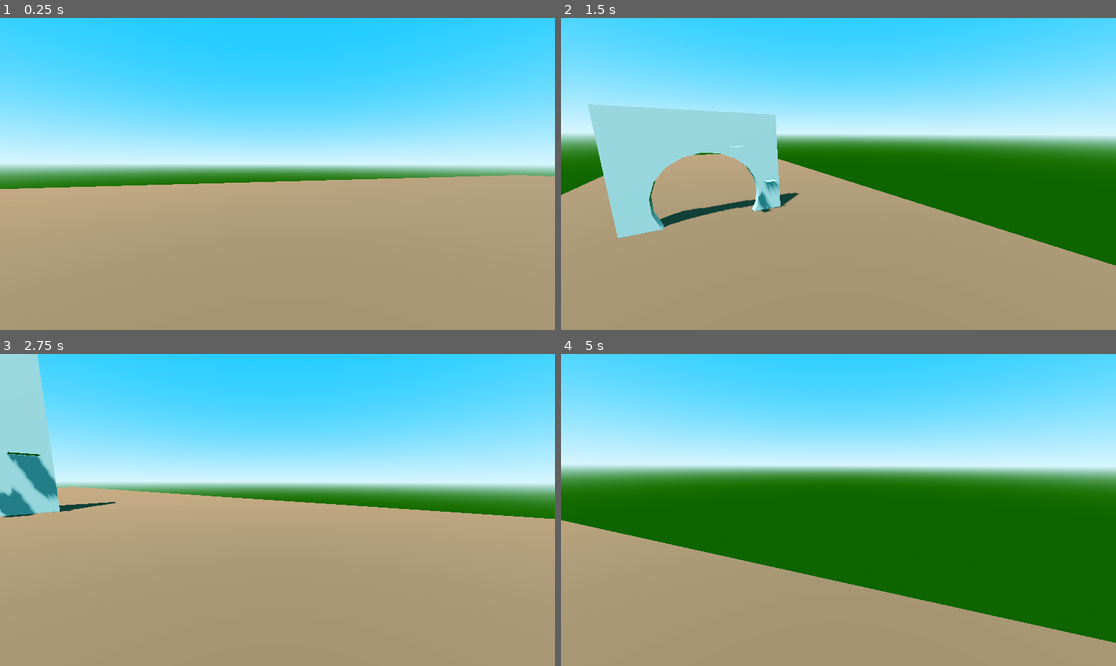
Above: before the commit, frames 1-4 (two rows, left to right).
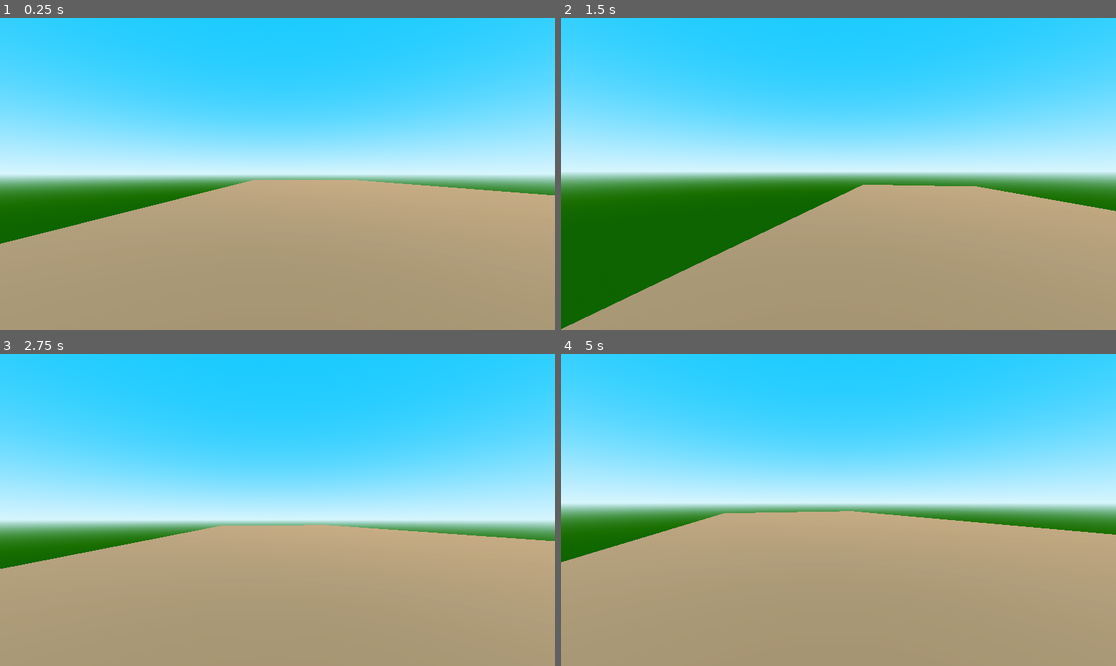
Above: after the commit, the same moments.

Repository: AryanCMSC/3D-Physics-Based-Player-Movement
Game: Godot game, scene res://Scenes/main.tscn
The game is run twice, just before and just after one commit, with the same random seed, the same clock (stepped at 60 frames per second) and the same inputs.
Inputs (mouse positions are in pixels of both pictures, inside the frame that each line leads up to):
- Up to frame 1 (0.25 s): no input
- Up to frame 2 (1.5 s): move the mouse to (960, 158) at 0.52 s; hold Right (move_right) 0.53-1.28 s; hold Ctrl (crouch) 0.53-1.28 s; tap Space (jump) at 0.77, 1.07 s; click (960, 158) at 0.8 s; move the mouse to (810, 174) at 1.27 s; hold Up (move_forward) from 1.28 s (still down); click (810, 174) at 1.35 s
- Up to frame 3 (2.75 s): keep holding Up (move_forward); tap Space (jump) at 1.52, 1.82 s; tap P (perspective) at 1.55 s; move the mouse to (288, 503) at 2.02 s; hold P (perspective) from 2.03 s (still down); tap Shift (sprint) at 2.3 s
- Up to frame 4 (5 s): move the mouse to (832, 516) at 2.77 s; release P (perspective) at 2.78 s; tap Shift (sprint) at 2.85 s; tap Space (jump) at 3.02, 3.05, 3.32, 3.6, 3.77, 4.07, 4.52, 4.82 s; move the mouse to (877, 513) at 3.52 s; hold Ctrl (crouch) 3.53-4.28 s; tap Escape (esc) at 4.15 s; move the mouse to (672, 463) at 4.27 s; release Up (move_forward) at 4.28 s; hold A (move_left) from 4.28 s (still down); tap Ctrl (crouch) at 4.35 s; click (672, 463) at 4.55 s

The runs differ from the first frame. In frame 1, 12% of the frame differs, in the area x 0-100%, y 37-73%; in frame 2, 67%; in frame 3, 50%; in frame 4, 71%, in the area x 0-100%, y 0-93%.

Commit message:
new player controller
revamped player controller to focus solely on fps movement..

Diff:
--- /dev/null
+++ b/Scenes/attack_shot.tscn
@@ -0,0 +1,36 @@
+[gd_scene load_steps=4 format=3 uid="uid://jx6mjws7uk7q"]
+
+[ext_resource type="Script" uid="uid://bfw45tev6p7il" path="res://Scripts/attack_shot.gd" id="1_4thco"]
+
+[sub_resource type="SphereMesh" id="SphereMesh_3s34b"]
+
+[sub_resource type="StandardMaterial3D" id="StandardMaterial3D_srrka"]
+albedo_color = Color(0.203922, 0.47451, 0.858824, 1)
+metallic = 0.2
+metallic_specular = 1.0
+roughness = 0.1
+emission_enabled = true
+emission = Color(0.00257731, 0.128486, 0.613538, 1)
+emission_energy_multiplier = 3.0
+rim = 0.0
+clearcoat = 0.0
+clearcoat_roughness = 0.0
+
+[node name="Attack Shot" type="Node3D"]
+script = ExtResource("1_4thco")
+
+[node name="MeshInstance3D" type="MeshInstance3D" parent="."]
+transform = Transform3D(0.5, 0, 0, 0, 0.5, 0, 0, 0, 0.5, 0, 0, 0)
+mesh = SubResource("SphereMesh_3s34b")
+surface_material_override/0 = SubResource("StandardMaterial3D_srrka")
+
+[node name="RayCast3D" type="RayCast3D" parent="."]
+transform = Transform3D(1, 0, 0, 0, 1, 0, 0, 0, 1, 0, 0, 0.3)
+target_position = Vector3(0, 0, -0.5)
+
+[node name="Timer" type="Timer" parent="."]
+wait_time = 2.0
+one_shot = true
+autostart = true
+
+[connection signal="timeout" from="Timer" to="." method="_on_timer_timeout"]
--- a/Scenes/main.tscn
+++ b/Scenes/main.tscn
@@ -1,6 +1,6 @@
-[gd_scene load_steps=9 format=3 uid="uid://cvkpiil8726ne"]
+[gd_scene load_steps=6 format=3 uid="uid://cvkpiil8726ne"]
 
-[ext_resource type="Script" uid="uid://cgypjxrnwvtiu" path="res://Scripts/character_body_3d.gd" id="1_jjgbg"]
+[ext_resource type="PackedScene" uid="uid://dbwogjkxc6f7a" path="res://Scenes/playerv2.tscn" id="1_jjgbg"]
 
 [sub_resource type="ProceduralSkyMaterial" id="ProceduralSkyMaterial_7u77a"]
 sky_top_color = Color(0.0698439, 0.450911, 0.802158, 1)
@@ -21,35 +21,19 @@
 [sub_resource type="StandardMaterial3D" id="StandardMaterial3D_jjgbg"]
 albedo_color = Color(0.449017, 0.232616, 0.129409, 1)
 
-[sub_resource type="CapsuleShape3D" id="CapsuleShape3D_7u77a"]
+[node name="World" type="Node3D"]
 
-[sub_resource type="StandardMaterial3D" id="StandardMaterial3D_7u77a"]
-albedo_color = Color(0, 0, 0, 1)
+[node name="worldenv" type="Node3D" parent="."]
 
-[sub_resource type="SphereShape3D" id="SphereShape3D_jjgbg"]
-
-[node name="Main" type="Node3D"]
-
-[node name="WorldEnvironment" type="WorldEnvironment" parent="."]
+[node name="WorldEnvironment" type="WorldEnvironment" parent="worldenv"]
 environment = SubResource("Environment_bo1nx")
 
-[node name="DirectionalLight3D" type="DirectionalLight3D" parent="."]
-transform = Transform3D(-0.626076, 0.69225, -0.358912, -0.471303, 0.0307497, 0.881435, 0.62121, 0.721002, 0.307008, 0, 54, 0)
+[node name="DirectionalLight3D" type="DirectionalLight3D" parent="worldenv"]
+transform = Transform3D(-0.626076, 0.69225, -0.358913, -0.471303, 0.0307497, 0.881435, 0.62121, 0.721002, 0.307008, 0, 54, 0)
 shadow_enabled = true
 
 [node name="Map Assets" type="CSGCombiner3D" parent="."]
 use_collision = true
-
-[node name="CSGBox3D" type="CSGBox3D" parent="Map Assets"]
-transform = Transform3D(1, 0, 0, 0, -4.37114e-08, 1, 0, -1, -4.37114e-08, -2, 4.8, 1)
-size = Vector3(12, 1, 10)
-
-[node name="CSGCylinder3D" type="CSGCylinder3D" parent="Map Assets/CSGBox3D"]
-transform = Transform3D(0.999929, -0.0118152, 0.00147373, 0.0118415, 0.999742, -0.0193854, -0.00124428, 0.0194015, 0.999811, -0.0590777, 2.04234, -2.30506)
-operation = 2
-radius = 4.0
-height = 5.52777
-sides = 19
 
 [node name="CSGBox3D2" type="CSGBox3D" parent="Map Assets"]
 size = Vector3(34, 1, 130)
@@ -58,36 +42,29 @@
 [node name="CSGBox3D3" type="CSGBox3D" parent="Map Assets"]
 transform = Transform3D(3.59965, 0, 0, 0, 2.17165, 0, 0, 0, 7.16396, -13.617, 1.5, 16.762)
 
+[node name="CSGBox3D" type="CSGBox3D" parent="Map Assets"]
+transform = Transform3D(8.75, 0, 0, 0, 6.2699, 0, 0, 0, 4.14, -11, 3.74, 25.757)
+
 [node name="CSGBox3D4" type="CSGBox3D" parent="Map Assets"]
-transform = Transform3D(1, 0, 0, 0, 1, 0, 0, 0, 1, 0, 6.999, 4)
-size = Vector3(1, 0.001, 1)
+transform = Transform3D(6.4125, 0, 0, 0, 20.8856, 0, 0, 0, 5.36633, -4, 1, 18)
 
 [node name="CSGBox3D5" type="CSGBox3D" parent="Map Assets"]
-transform = Transform3D(1, 0, 0, 0, 1, 0, 0, 0, 1, 3, 3.4995, 2)
-size = Vector3(1, 0.001, 1)
+transform = Transform3D(6.4125, 0, 0, 0, 19.8413, 0, 0, 0, 5.36633, -4, 6, 8)
 
-[node name="Player" type="CharacterBody3D" parent="."]
-transform = Transform3D(1, 0, 0, 0, 1, 0, 0, 0, 1, -1.38311, -0.46676, 18.3138)
-script = ExtResource("1_jjgbg")
+[node name="CSGBox3D6" type="CSGBox3D" parent="Map Assets"]
+transform = Transform3D(-5.84, 0, 0, 0, -0.162, 0, 0, 0, 4.6512, -4.107, 1.98022, 12.989)
 
-[node name="Capsule" type="CollisionShape3D" parent="Player"]
-transform = Transform3D(1, 0, 0, 0, 1, 0, 0, 0, 1, 0, 1.99778, -0.0942116)
-shape = SubResource("CapsuleShape3D_7u77a")
+[node name="CSGBox3D7" type="CSGBox3D" parent="Map Assets"]
+transform = Transform3D(-5.09893, 0, 0, 0, -0.00272098, 0, 0, 0, 7.05309, -2.46836, 7.48352, 18.3851)
+size = Vector3(1.61768, 16, 1)
 
-[node name="Player Body" type="CSGCylinder3D" parent="Player"]
-transform = Transform3D(1, 0, 0, 0, 1, 0, 0, 0, 1, 0, 1.99778, -0.0942078)
-material = SubResource("StandardMaterial3D_7u77a")
+[node name="CSGBox3D8" type="CSGBox3D" parent="Map Assets"]
+transform = Transform3D(5.4569, 0, 0, 0, 0.0209952, 0, 0, 0, 5.7276, -9.6155, 4.85625, 28.4034)
+size = Vector3(1.61768, 16, 1)
 
-[node name="Camera Pivot" type="Node3D" parent="Player"]
-unique_name_in_owner = true
-transform = Transform3D(0.297635, -0.080333, 0.951294, 0.251207, 0.967928, 0.00314178, -0.921037, 0.238036, 0.30827, -9.53674e-07, 2.697, -0.127163)
+[node name="CSGBox3D9" type="CSGBox3D" parent="Map Assets"]
+transform = Transform3D(5.4569, 0, 0, 0, 0.0209952, 0, 0, 0, 5.7276, -3.60998, 10.5929, 6.25447)
+size = Vector3(2, 16, 1)
 
-[node name="SpringArm3D" type="SpringArm3D" parent="Player/Camera Pivot"]
-unique_name_in_owner = true
-transform = Transform3D(-0.967239, 0.252612, 0.025206, 0.253577, 0.966103, 0.0484113, -0.0121224, 0.053217, -0.998509, 0, 0, 0)
-shape = SubResource("SphereShape3D_jjgbg")
-spring_length = 0.0
-
-[node name="Camera" type="Camera3D" parent="Player/Camera Pivot/SpringArm3D"]
-unique_name_in_owner = true
-transform = Transform3D(1, 4.90807e-07, 6.25849e-07, 9.31323e-10, 1, -3.81842e-08, -2.98023e-08, 8.84756e-09, 1, 0, 0, 0)
+[node name="PlayerV2" parent="." instance=ExtResource("1_jjgbg")]
+transform = Transform3D(1, 0, 0, 0, 1, 0, 0, 0, 1, -9, 2, 2)
--- /dev/null
+++ b/Scenes/playerv2.tscn
@@ -0,0 +1,29 @@
+[gd_scene load_steps=4 format=3 uid="uid://dbwogjkxc6f7a"]
+
+[ext_resource type="Script" uid="uid://d3jam6q0i653i" path="res://Scripts/playerv2.gd" id="1_hkyy8"]
+
+[sub_resource type="CapsuleShape3D" id="CapsuleShape3D_1nt8m"]
+
+[sub_resource type="CapsuleShape3D" id="CapsuleShape3D_hkyy8"]
+height = 1.0
+
+[node name="PlayerV2" type="CharacterBody3D"]
+script = ExtResource("1_hkyy8")
+
+[node name="StandingCol" type="CollisionShape3D" parent="."]
+shape = SubResource("CapsuleShape3D_1nt8m")
+disabled = true
+
+[node name="CrouchingCollision" type="CollisionShape3D" parent="."]
+transform = Transform3D(1, 0, 0, 0, 1, 0, 0, 0, 1, 0, -0.516789, 0)
+shape = SubResource("CapsuleShape3D_hkyy8")
+
+[node name="Head" type="Node3D" parent="."]
+transform = Transform3D(1, 0, 0, 0, 1, 0, 0, 0, 1, 0, 0.8, 0)
+
+[node name="head_bobber" type="Node3D" parent="Head"]
+
+[node name="Camera3D" type="Camera3D" parent="Head/head_bobber"]
+
+[node name="crouch_ray" type="RayCast3D" parent="."]
+transform = Transform3D(1, 0, 0, 0, 1, 0, 0, 0, 1, 0, 1.24794, 0)
--- /dev/null
+++ b/Scripts/attack_shot.gd
@@ -0,0 +1,23 @@
+extends Node3D
+
+const SPEED = 40.0
+
+@onready var ray_cast_3d: RayCast3D = $RayCast3D
+@onready var mesh_instance_3d: MeshInstance3D = $MeshInstance3D
+
+
+# Called when the node enters the scene tree for the first time.
+func _ready() -> void:
+	pass # Replace with function body.
+
+
+# Called every frame. 'delta' is the elapsed time since the previous frame.
+func _process(delta: float) -> void:
+	position += transform.basis * Vector3(0,0, -SPEED) * delta
+	if ray_cast_3d.is_colliding():
+		mesh_instance_3d.visible = false
+		queue_free()
+
+
+func _on_timer_timeout() -> void:
+	queue_free()
--- a/Scripts/character_body_3d.gd
+++ /dev/null
@@ -1,91 +0,0 @@
-extends CharacterBody3D
-
-#movement
-@export_group("Movement")
-@export var movement_speed := 8.0
-@export var acceleration := 20.0
-const JUMP_VELOCITY = 12
-var jumps := 2
-var gravity := -30.0
-var is_third_person := false
-# camera
-@export_group("Camera Settings")
-@export_range(0.0,1.0) var mouse_sens := 0.25
-
-
-var _camera_input_direction := Vector2.ZERO
-var last_movement_direction := Vector3.BACK
-@onready var camera_pivot: Node3D = %"Camera Pivot"
-@onready var camera: Camera3D = %Camera
-@onready var spring_arm_3d: SpringArm3D = %SpringArm3D
-
-
-func _input(event: InputEvent) -> void:
-	if event.is_action_pressed("left_click"):
-		Input.mouse_mode = Input.MOUSE_MODE_CAPTURED
-	if event.is_action_pressed("esc"):
-		Input.mouse_mode = Input.MOUSE_MODE_VISIBLE
-
-	# perspective changer
-	if event.is_action_pressed("perspective"):
-		is_third_person = !is_third_person
-		if is_third_person:
-			spring_arm_3d.spring_length = 7.0
-		else:
-			spring_arm_3d.spring_length = 0.0
-
-
-func _unhandled_input(event: InputEvent) -> void:
-	var is_camera_motion := (
-		event is InputEventMouseMotion and Input.get_mouse_mode() == Input.MOUSE_MODE_CAPTURED
-	)
-	if is_camera_motion:
-		_camera_input_direction = event.screen_relative * mouse_sens
-
-
-func _physics_process(delta: float) -> void:
-
-	camera_pivot.rotation.x += _camera_input_direction.y * delta
-	camera_pivot.rotation.x = clamp(camera_pivot.rotation.x, -PI / 6.0, PI / 3.0)
-	camera_pivot.rotation.y -= _camera_input_direction.x * delta
-	_camera_input_direction = Vector2.ZERO
-
-	#movement code
-	var raw_input := Input.get_vector("move_left", "move_right", "move_forward", "move_backwards")
-	var forward := camera.global_basis.z
-	var right := camera.global_basis.x
-	var move_direction := forward * raw_input.y + right * raw_input.x
-	move_direction.y = 0.0
-	move_direction = move_direction.normalized()
-
-	var vert_velocity := velocity.y
-	velocity.y = 0.0
-	velocity = velocity.move_toward(move_direction * movement_speed, acceleration * delta)
-
-	# Add the gravity.
-	if not is_on_floor():
-		velocity.y = vert_velocity + gravity * delta
-	else: jumps = 2
-
-
-	# Handle jump.
-	if Input.is_action_just_pressed("jump") and jumps == 2:
-		jumps -= 1
-		velocity.y = JUMP_VELOCITY
-	elif Input.is_action_just_pressed("jump") and jumps == 1:
-		jumps -= 1
-		velocity.y = JUMP_VELOCITY * 1.2
-
-	# Sprinting!!!
-
-	if Input.is_action_pressed("sprint"):
-		movement_speed = 10
-	else:
-		movement_speed = 5
-
-
-	move_and_slide()
-
-	if move_direction.length() > 0.2:
-		last_movement_direction = move_direction
-	var _target_angle := Vector3.BACK.signed_angle_to(last_movement_direction, Vector3.UP)
--- /dev/null
+++ b/Scripts/playerv2.gd
@@ -0,0 +1,185 @@
+extends CharacterBody3D
+
+# player nodes
+
+@onready var head: Node3D = $Head
+@onready var standing_col: CollisionShape3D = $StandingCol
+@onready var crouching_collision: CollisionShape3D = $CrouchingCollision
+@onready var crouch_ray: RayCast3D = $crouch_ray
+@onready var camera_3d: Camera3D = $Head/head_bobber/Camera3D
+@onready var head_bobber: Node3D = $Head/head_bobber
+
+# speed and movement variables
+
+@export var current_speed := 5.0
+const walking_speed := 5.0
+const sprinting_speed := 10.0
+const crouching_speed := 3.0
+const JUMP_VELOCITY := 5
+const mouse_sens := 0.25
+var lerp_speed := 10.0
+var air_lerp_speed := 3.0
+var direction := Vector3.ZERO
+var jumps := 2
+# player states
+
+var walking := false
+var sprinting := false
+var crouching := false
+var sliding := false
+
+# sliding variables
+
+var slide_timer := 0.0
+var slider_time_max := 1
+var slide_vector := Vector2.ZERO
+var slide_speed := 13.0
+
+# headbobbing variables
+
+const head_bobbing_sprinting_speed := 22
+const head_bobbing_walking_speed := 14
+const head_bobbing_crouching_speed := 10
+
+const head_bobbing_crouching_intensity := 0.05
+const head_bobbing_sprinting_intensity := 0.2
+const head_bobbing_walking_intensity := 0.1
+
+var head_bobbing_vector := Vector2.ZERO
+var head_bobbing_index := 0.0
+var head_bobbing_current_intensity := 0.0
+
+func _ready() -> void:
+	Input.mouse_mode = Input.MOUSE_MODE_CAPTURED
+
+func _input(event: InputEvent) -> void:
+
+	# mouse capturing/exiting
+	if event.is_action_pressed("left_click"):
+		Input.mouse_mode = Input.MOUSE_MODE_CAPTURED
+	if event.is_action_pressed("esc"):
+		Input.mouse_mode = Input.MOUSE_MODE_VISIBLE
+
+	# player head movement
+	if event is InputEventMouseMotion and Input.mouse_mode == Input.MOUSE_MODE_CAPTURED:
+		rotate_y(deg_to_rad(-event.relative.x * mouse_sens))
+		head.rotate_x(deg_to_rad(-event.relative.y * mouse_sens))
+		head.rotation.x = clamp(head.rotation.x, deg_to_rad(-89), deg_to_rad(89))
+
+func _physics_process(delta: float) -> void:
+
+	# movement input to use for sliding checking and for direction.
+	var input_dir := Input.get_vector("move_left", "move_right", "move_forward", "move_backwards")
+
+	# Gravity
+	if not is_on_floor():
+		velocity += get_gravity() * delta
+	else:
+		jumps = 2
+
+	# Jump
+	if Input.is_action_just_pressed("jump") and jumps == 2:
+		velocity.y = JUMP_VELOCITY
+		jumps -= 1
+		sliding = false
+	elif Input.is_action_just_pressed("jump") and jumps == 1:
+		jumps -= 1
+		velocity.y = JUMP_VELOCITY * 1.2
+		sliding = false
+	#if Input.is_action_just_pressed("jump") and jumps == 2:
+		#jumps -= 1
+		#velocity.y = JUMP_VELOCITY
+	#elif Input.is_action_just_pressed("jump") and jumps == 1:
+		#jumps -= 1
+
+	# Crouching and Sprinting (note crouching is dominant over sprinting)
+	if Input.is_action_pressed("crouch") || sliding:
+
+		current_speed = lerp(current_speed,crouching_speed, lerp_speed * delta)
+		head.position.y = lerp(head.position.y, .3, lerp_speed * delta)
+
+		standing_col.disabled = true
+		crouching_collision.disabled = false
+
+		# start sliding logic if sprinting in a direction while crouching
+		if sprinting and input_dir != Vector2.ZERO:
+			sliding = true
+			slide_vector = input_dir
+			slide_timer = slider_time_max
+
+		crouching = true
+		walking = false
+		sprinting = false
+
+	# walking and sprinting logic
+
+	elif !crouch_ray.is_colliding():
+		head.position.y = lerp(head.position.y, .8, lerp_speed * delta)
+		standing_col.disabled = false
+		crouching_collision.disabled = true
+		if Input.is_action_pressed("sprint"):
+			crouching = false
+			walking = false
+			sprinting = true
+			current_speed = lerp(current_speed,sprinting_speed, delta * lerp_speed)
+
+		else:
+			sprinting = false
+			walking = true
+			crouching = false
+			current_speed = lerp(current_speed,walking_speed, delta * lerp_speed)
+
+	# handling sliding time ending
+
+	if sliding:
+		slide_timer -= delta
+		camera_3d.rotation.z = lerp(camera_3d.rotation.z,-deg_to_rad(3.0), lerp_speed * delta)
+		if slide_timer <= 0:
+			sliding = false
+	else:
+		camera_3d.rotation.z = lerp(camera_3d.rotation.z,-deg_to_rad(0.0), lerp_speed * delta)
+
+
+	# headbob
+	if sprinting:
+		head_bobbing_current_intensity = head_bobbing_sprinting_intensity
+		head_bobbing_index += head_bobbing_sprinting_speed * delta
+	elif walking:
+		head_bobbing_current_intensity = head_bobbing_walking_intensity
+		head_bobbing_index += head_bobbing_walking_speed * delta
+	elif crouching:
+		head_bobbing_current_intensity = head_bobbing_crouching_intensity
+		head_bobbing_index += head_bobbing_crouching_speed * delta
+
+	# headbob checking and logic
+	if is_on_floor() && !sliding && input_dir != Vector2.ZERO:
+		head_bobbing_vector.y = sin(head_bobbing_index)
+		head_bobbing_vector.x = sin(head_bobbing_index/2)*0.5
+
+		# aryan if you ever need to change the sway of the bob change the division!
+		head_bobber.position.y = lerp(head_bobber.position.y, head_bobbing_vector.y * (head_bobbing_current_intensity/2), delta * lerp_speed)
+		head_bobber.position.x = lerp(head_bobber.position.x, head_bobbing_vector.x * head_bobbing_current_intensity, delta * lerp_speed)
+	else:
+		head_bobber.position.y = lerp(head_bobber.position.y, 0.0, delta * lerp_speed)
+		head_bobber.position.x = lerp(head_bobber.position.x, 0.0, delta * lerp_speed)
+
+	# Directional Movement
+	if is_on_floor():
+		direction = lerp(direction, (transform.basis * Vector3(input_dir.x, 0, input_dir.y)).normalized(), lerp_speed * delta)
+	else:
+		if input_dir != Vector2.ZERO:
+			direction = lerp(direction, (transform.basis * Vector3(input_dir.x, 0, input_dir.y)).normalized(), air_lerp_speed * delta)
+
+	if sliding:
+		direction = (transform.basis * Vector3(slide_vector.x,0, slide_vector.y)).normalized()
+		current_speed = (slide_timer + 0.1) * slide_speed
+
+	if direction:
+		velocity.x = direction.x * current_speed
+		velocity.z = direction.z * current_speed
+
+	else:
+		velocity.x = move_toward(velocity.x, 0, current_speed)
+		velocity.z = move_toward(velocity.z, 0, current_speed)
+
+	move_and_slide()
--- a/project.godot
+++ b/project.godot
@@ -75,6 +75,21 @@
 "events": [Object(InputEventKey,"resource_local_to_scene":false,"resource_name":"","device":-1,"window_id":0,"alt_press …(192 unchanged characters)…
 ]
 }
+right_click={
+"deadzone": 0.2,
+"events": [Object(InputEventMouseButton,"resource_local_to_scene":false,"resource_name":"","device":-1,"window_id":0,"alt_pressed":false,"shift_pressed":false,"ctrl_pressed":false,"meta_pressed":false,"button_mask":0,"position":Vector2(0, 0),"global_position":Vector2(0, 0),"factor":1.0,"button_index":2,"canceled":false,"pressed":false,"double_click":false,"script":null)
+]
+}
+shoot={
+"deadzone": 0.2,
+"events": [Object(InputEventMouseButton,"resource_local_to_scene":false,"resource_name":"","device":-1,"window_id":0,"alt_pressed":false,"shift_pressed":false,"ctrl_pressed":false,"meta_pressed":false,"button_mask":0,"position":Vector2(0, 0),"global_position":Vector2(0, 0),"factor":1.0,"button_index":1,"canceled":false,"pressed":false,"double_click":false,"script":null)
+]
+}
+free_look={
+"deadzone": 0.2,
+"events": [Object(InputEventKey,"resource_local_to_scene":false,"resource_name":"","device":-1,"window_id":0,"alt_pressed":false,"shift_pressed":false,"ctrl_pressed":false,"meta_pressed":false,"pressed":false,"keycode":0,"physical_keycode":4194328,"key_label":0,"unicode":0,"location":0,"echo":false,"script":null)
+]
+}
 
 [physics]
 
Not shown, added: Scripts/attack_shot.gd.uid
Not shown, removed: Scripts/character_body_3d.gd.uid
Not shown, added: Scripts/playerv2.gd.uid
